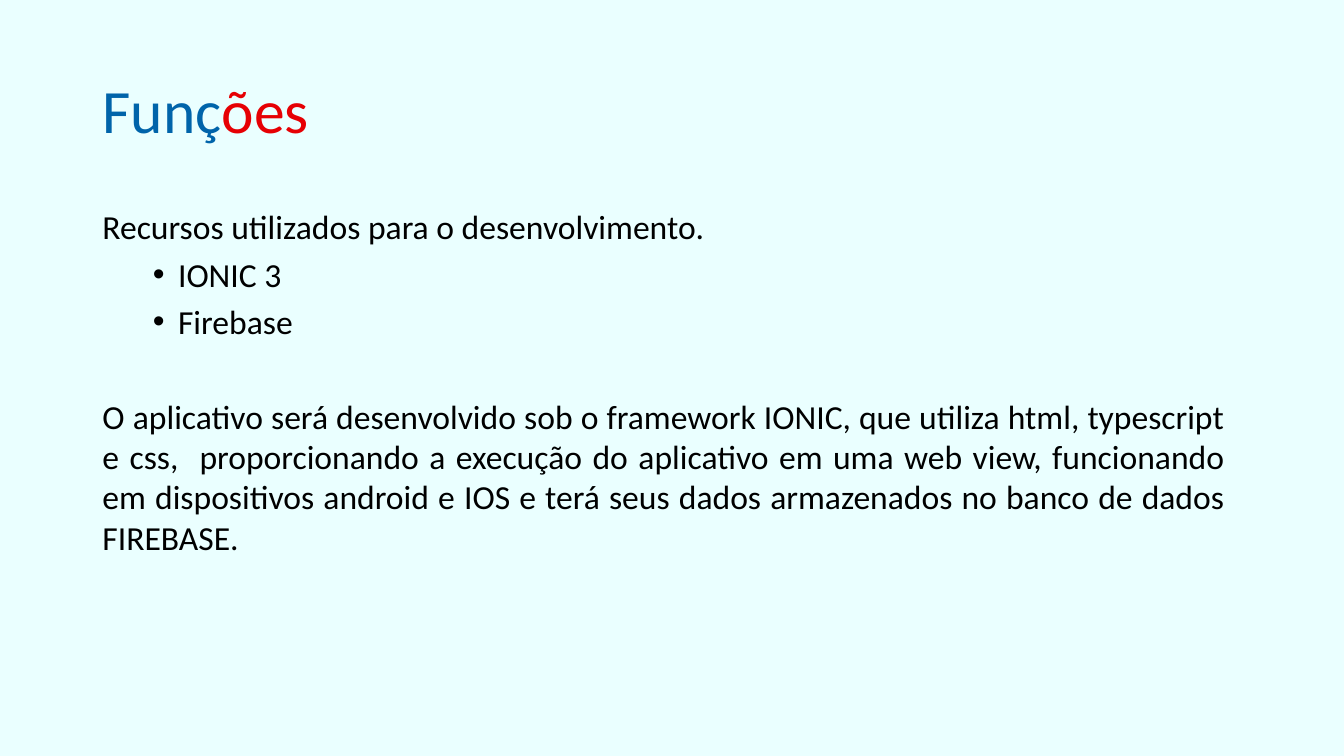
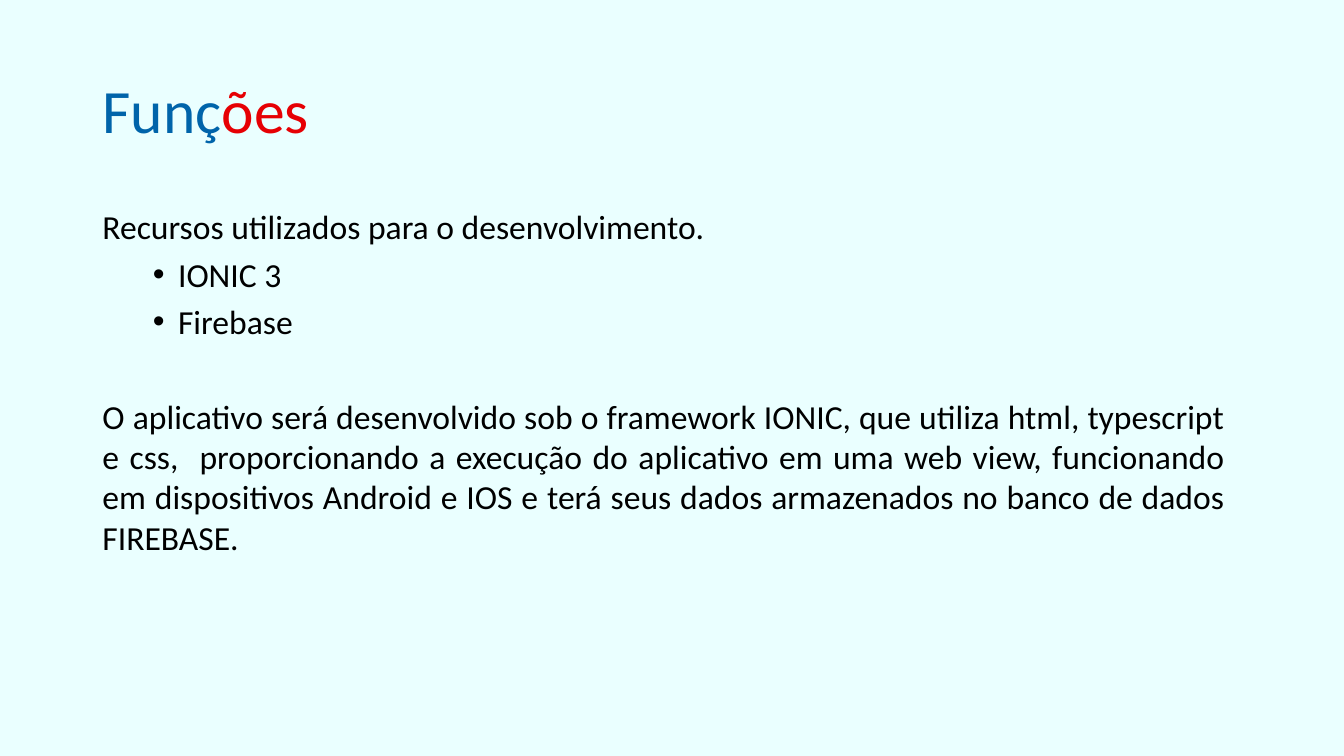
Before and after one commit to IcaroRios/CPBA2017HackatonDesafiosBahia, a slide deck: slide 4 of materiais/Apresentação1.pptx. Drawn at 1344x756 pixels with LibreOffice and Linux fonts; fonts in the diff are those of the drawing. Boxes give left, top, right and bottom in pixels: in the first picture for what was removed or moved away, otherwise in the second. Text is boxed around its words. In the diff, an @@ line names an element or a change of style, - is before the commit and + after.

Commit message:
apresentação final

```diff
--- a/materiais/Apresentação1.pptx
+++ b/materiais/Apresentação1.pptx
@@ text at (102, 405, 1224, 551): text changed @@
-  O aplicativo será desenvolvido sob o framework IONIC, que utiliza html, typescript e css, proporcionando a execução do aplicativo em uma web view, funcionando em dispositivos android e IOS e terá seus dados armazenados no banco de dados FIREBASE.
+  O aplicativo será desenvolvido sob o framework IONIC, que utiliza html, typescript e css, proporcionando a execução do aplicativo em uma web view, funcionando em dispositivos Android e IOS e terá seus dados armazenados no banco de dados FIREBASE.
```
Also in this commit, not shown: 2 other slides changed, 1 slide added, 1 other file.
